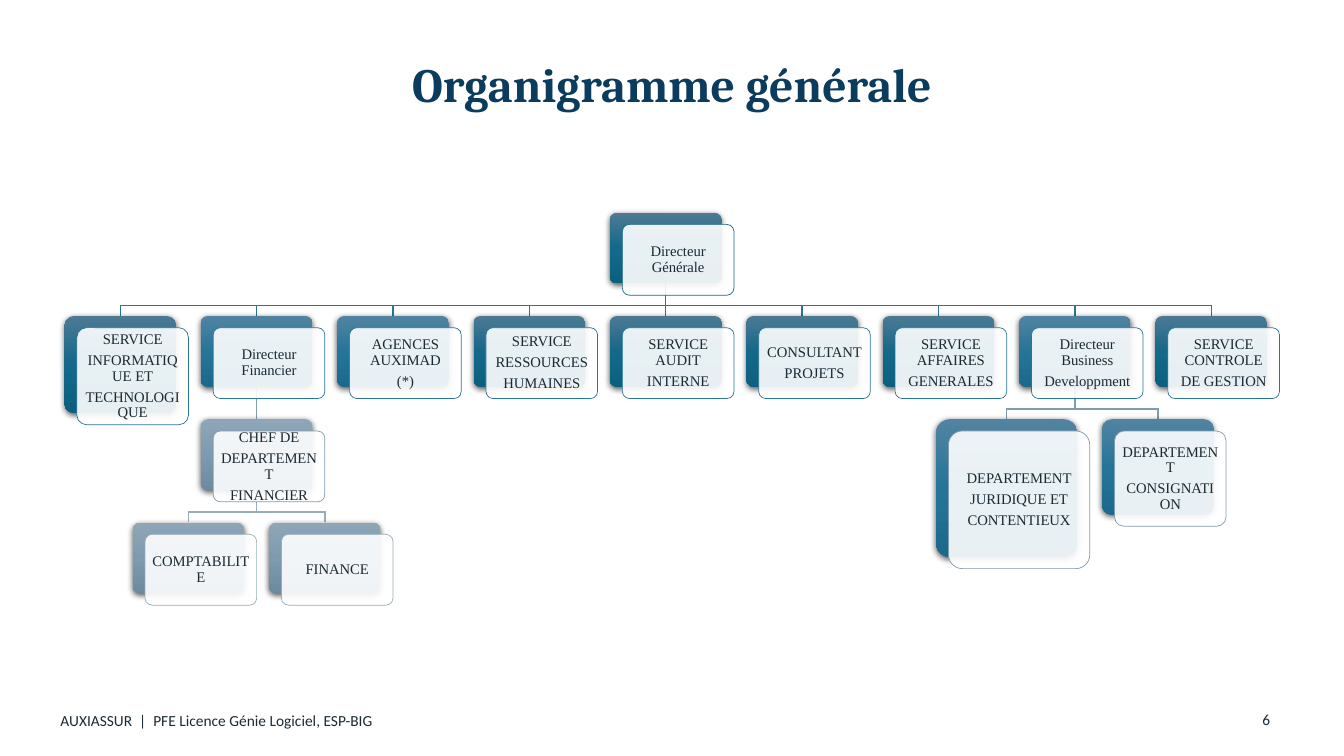
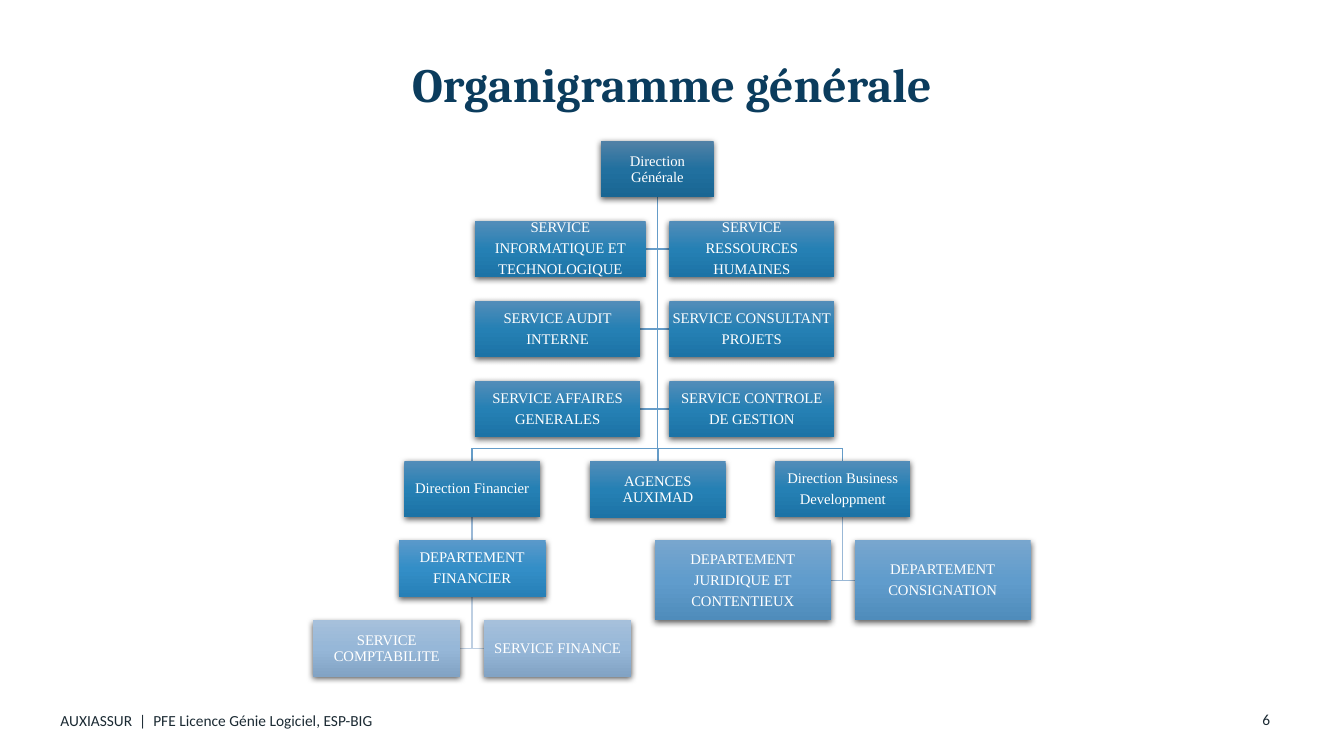
Before and after one commit to LaithSama/AUXIDRIVE, a slide deck: slide 6 of Sources/Conception et developpement d'une application de gestion d'assurance automobile - soutenance.pptx. Drawn at 1344x756 pixels with LibreOffice and Linux fonts; fonts in the diff are those of the drawing. Boxes give left, top, right and bottom in pixels: in the first picture for what was removed or moved away, otherwise in the second. Text is boxed around its words. In the diff, an @@ line names an element or a change of style, - is before the commit and + after.

```diff
--- a/Sources/Conception et developpement d'une application de gestion d'assurance automobile - soutenance.pptx
+++ b/Sources/Conception et developpement d'une application de gestion d'assurance automobile - soutenance.pptx
@@ text at <box>630,156,685,182</box>: text changed; text colour #1B2A33 to #FFFFFF @@
-Directeur Générale
+Direction Générale
@@ text "SERVICE": place and size @@
-text "SERVICE" at <box>103,334,163,381</box>
+text "SERVICE" at <box>495,222,626,278</box>
@@ text "SERVICE": place and size @@
-text "SERVICE" at <box>496,336,588,388</box>
+text "SERVICE" at <box>706,222,798,278</box>
@@ text "SERVICE AUDIT": place and size @@
-text "SERVICE AUDIT" at <box>647,339,709,386</box>
+text "SERVICE AUDIT" at <box>504,313,611,344</box>
@@ text "SERVICE CONSULTANT": place and size @@
-text "SERVICE CONSULTANT" at <box>767,347,862,378</box>
+text "SERVICE CONSULTANT" at <box>673,313,831,344</box>
@@ text at <box>673,313,831,323</box>: text changed; text colour #1B2A33 to #FFFFFF @@
-CONSULTANT
+SERVICE CONSULTANT
@@ group removed at <box>65,213,1280,605</box>: 30 rounded rectangles, 14 freeform shapes, 1 text @@
-Directeur Financier
@@ text at <box>722,334,782,344</box>: text colour #1B2A33 to #FFFFFF in "PROJETS" @@
@@ text "SERVICE AFFAIRES": place and size @@
-text "SERVICE AFFAIRES" at <box>908,339,993,386</box>
+text "SERVICE AFFAIRES" at <box>492,393,623,424</box>
@@ text "SERVICE CONTROLE": place and size @@
-text "SERVICE CONTROLE" at <box>1181,339,1266,386</box>
+text "SERVICE CONTROLE" at <box>681,393,822,424</box>
@@ group added at <box>314,141,1031,677</box>: 15 rectangles, 14 freeform shapes, 1 text @@
+Direction Financier
@@ text at <box>239,430,299,442</box>: paragraph removed @@
-CHEF DE
@@ text at <box>623,476,694,502</box>: paragraph removed @@
-(*)
@@ text "AGENCES AUXIMAD": place and size @@
-text "AGENCES AUXIMAD" at <box>370,339,441,365</box>
+text "AGENCES AUXIMAD" at <box>623,476,694,502</box>
@@ text "Direction Business": place and size @@
-text "Direction Business" at <box>1044,339,1130,389</box>
+text "Direction Business" at <box>787,473,898,507</box>
@@ text at <box>787,473,898,483</box>: text changed; text colour #1B2A33 to #FFFFFF @@
-Directeur Business
+Direction Business
@@ text at <box>800,493,886,507</box>: text colour #1B2A33 to #FFFFFF in "Developpment" @@
@@ text colour #1B2A33 to #FFFFFF in 9 elements at <box>504,313,611,344</box>, <box>495,222,626,278</box>, <box>623,476,694,502</box>, <box>706,222,798,278</box>, <box>492,393,623,424</box>, <box>690,554,795,606</box>, <box>888,564,997,595</box>, <box>681,393,822,424</box>, <box>420,552,525,583</box> @@
@@ text "DEPARTEMENT": place and size @@
-text "DEPARTEMENT" at <box>230,430,308,503</box>
+text "DEPARTEMENT" at <box>420,552,525,583</box>
@@ text "DEPARTEMENT": place and size @@
-text "DEPARTEMENT" at <box>968,494,1071,525</box>
+text "DEPARTEMENT" at <box>690,554,795,606</box>
@@ text "DEPARTEMENT": place and size @@
-text "DEPARTEMENT" at <box>967,473,1072,483</box>
+text "DEPARTEMENT" at <box>888,564,997,595</box>
@@ text at <box>334,635,440,661</box>: text changed; text colour #1B2A33 to #FFFFFF @@
-COMPTABILITE
+SERVICE COMPTABILITE
@@ text at <box>494,643,620,653</box>: text changed; text colour #1B2A33 to #FFFFFF @@
-FINANCE
+SERVICE FINANCE
```
Also in this commit, not shown: 26 other files.
